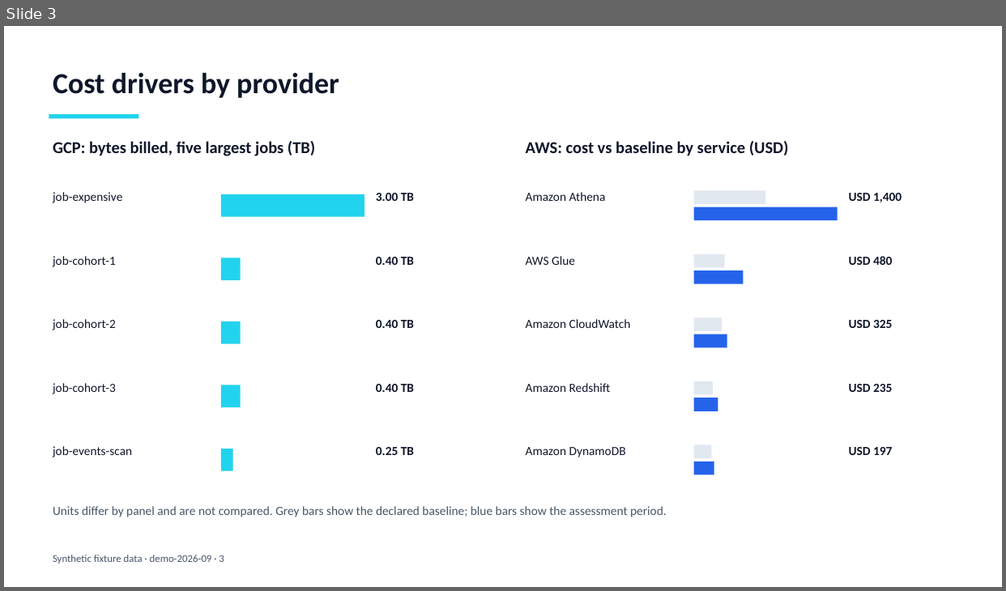
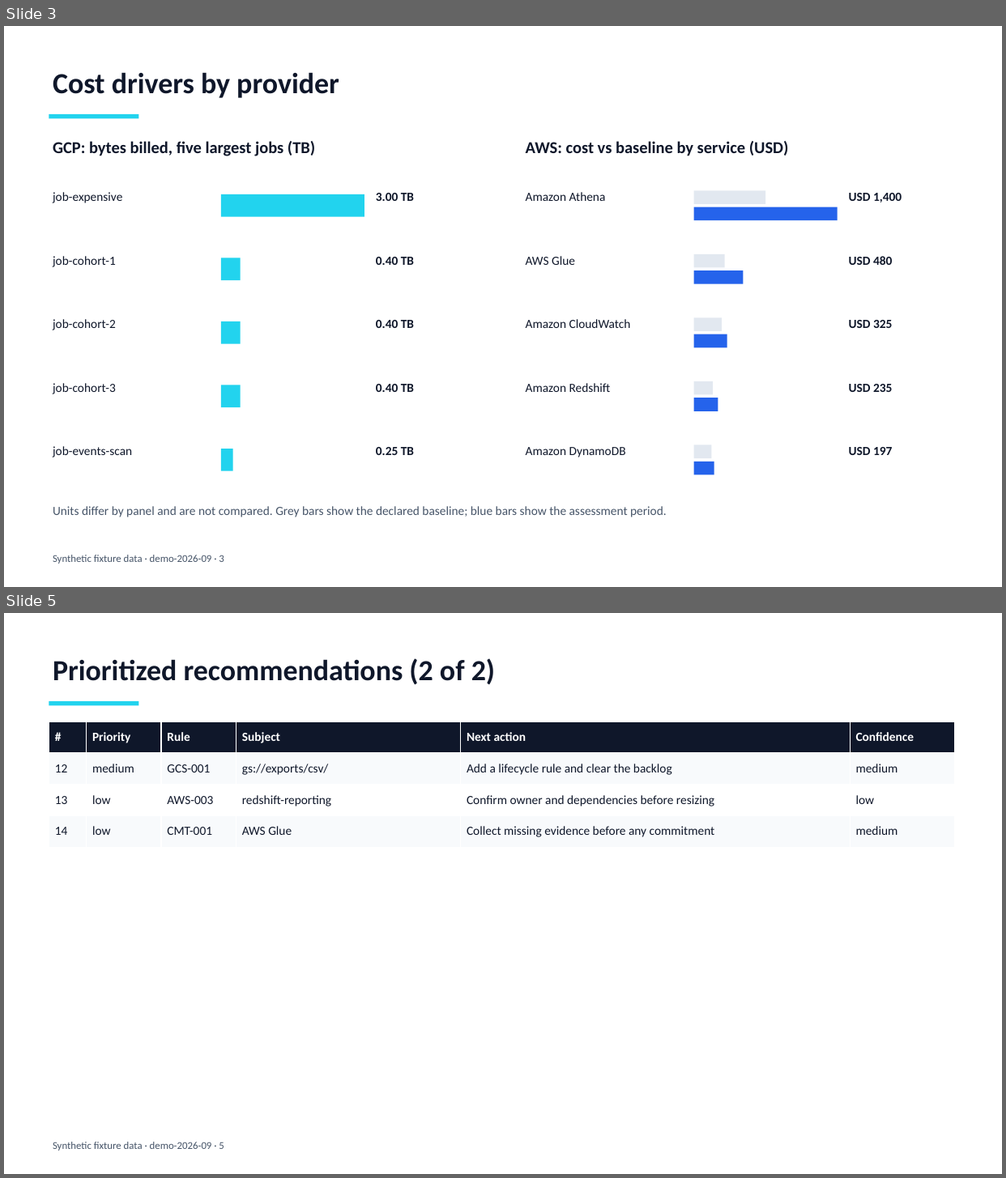
Before and after one commit to LucasRangelSSouza/cloud-data-finops-sdd-toolkit, a slide deck: docs/evidence/release-fixture/synthetic-finops-assessment.pptx. Shown one above the other, each under a label of ours: slide 3 before the commit, slides 3 and 5 after it; the slides between them are not shown. The pictures are 1006x591 and 1006x1178 pixels, drawn with LibreOffice and Linux fonts; fonts in the diff are those of the drawing. Boxes give left, top, right and bottom in pixels: in the first picture for what was removed or moved away, otherwise in the second. Text is boxed around its words. In the diff, an @@ line names an element or a change of style, - is before the commit and + after.

Commit message:
Three rules for the costs that dominate data lakes: BQ-006, BQ-007 and GCS-001
BQ-006 flags a small table used as a high-frequency state store, where slot time is
lock waiting and not scanning. BQ-007 flags a large table recreated in full on every
run. GCS-001 flags a prefix that gains objects every day with no lifecycle rule.

The adapters read the two new BigQuery datasets from JOBS_BY_PROJECT joined to
TABLE_STORAGE, and Cloud Storage prefixes from an approved Storage Insights dataset
(read-only, dataset-scoped, checked by preflight and the query guard). The guard now
ignores write keywords inside string literals. Synthetic scenarios, golden files,
release evidence and docs are regenerated: 14 findings from 12 rules, 135 tests.
Adds scripts/pruning_dry_run.py, which measures partition pruning by dry run.

```diff
--- a/docs/evidence/release-fixture/synthetic-finops-assessment.pptx
+++ b/docs/evidence/release-fixture/synthetic-finops-assessment.pptx
@@ slide 5 added at <box>4,613,1002,1174</box>, background #FFFFFF @@
@@ title added at <box>53,658,495,685</box>, 28 pt, text #0F172A, bold @@
+Prioritized recommendations (2 of 2)
@@ rectangle added at <box>49,701,138,706</box>, fill #22D3EE @@
@@ table added at <box>49,722,955,847</box>, 4 rows, 6 columns @@
+# | Priority | Rule | Subject | Next action | Confidence
+12 | medium | GCS-001 | gs://exports/csv/ | Add a lifecycle rule and clear the backlog | medium
+13 | low | AWS-003 | redshift-reporting | Confirm owner and dependencies before resizing | low
+14 | low | CMT-001 | AWS Glue | Collect missing evidence before any commitment | medium
@@ text added at <box>53,1142,224,1151</box>, 10 pt, text #475569 @@
+Synthetic fixture data · demo-2026-09 · 5
```
Also in this commit, not shown: 5 slides changed, 1 other slide added, 31 other files.
